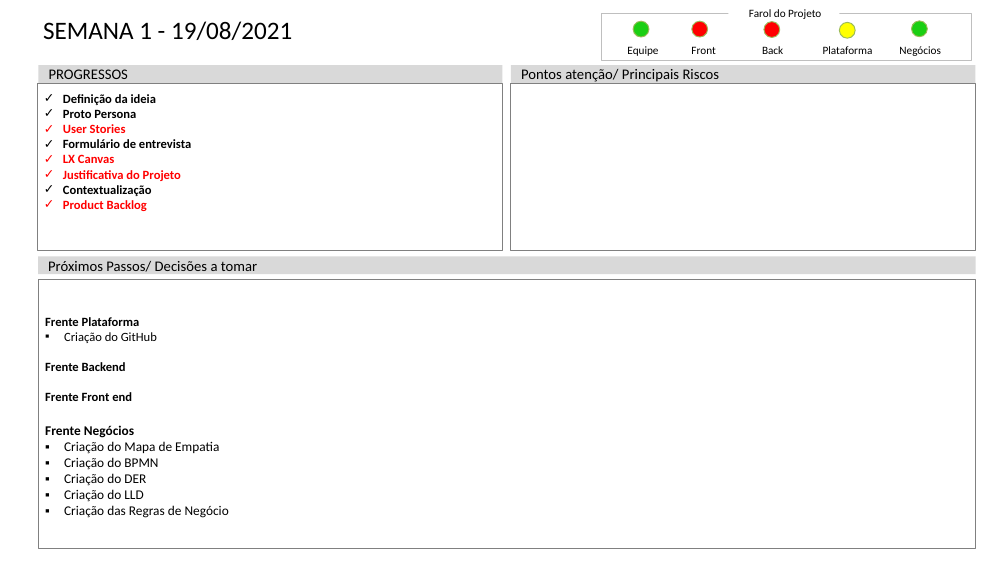
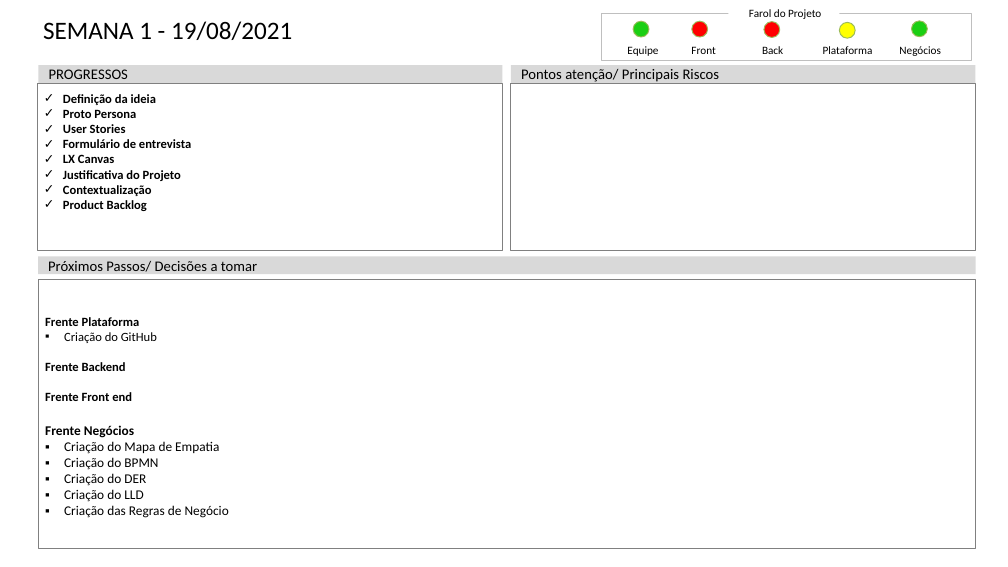
Before and after one commit to Lucassouza849/grupoPi3Semestre, a slide deck: slide 3 of Documentação/Status Report/Status Report - Grupo 6.pptx. Drawn at 1008x567 pixels with LibreOffice and Linux fonts; fonts in the diff are those of the drawing. Boxes give left, top, right and bottom in pixels: in the first picture for what was removed or moved away, otherwise in the second. Text is boxed around its words. In the diff, an @@ line names an element or a change of style, - is before the commit and + after.

Commit message:
ajuste US_RN_Backlog_MapaEmpatia

```diff
--- a/Documentação/Status Report/Status Report - Grupo 6.pptx
+++ b/Documentação/Status Report/Status Report - Grupo 6.pptx
@@ text in rectangle at (x1=63, y1=124, x2=181, y2=211): text colour #FF0000 to #000000 in "User Stories", "LX Canvas", "Justificativa do Projeto", "Product Backlog" @@
```
Also in this commit, not shown: 1 other slide changed, 6 other files.
